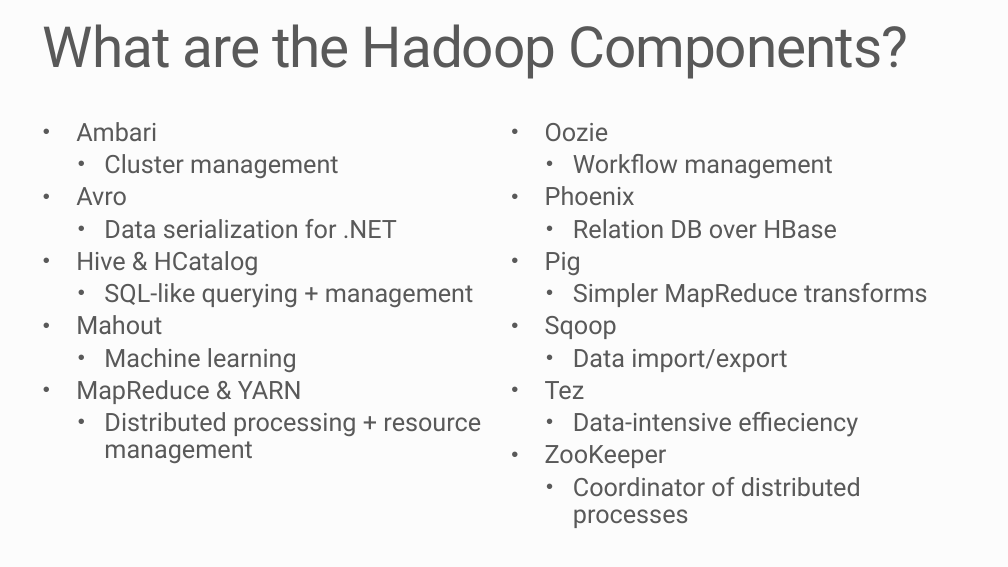
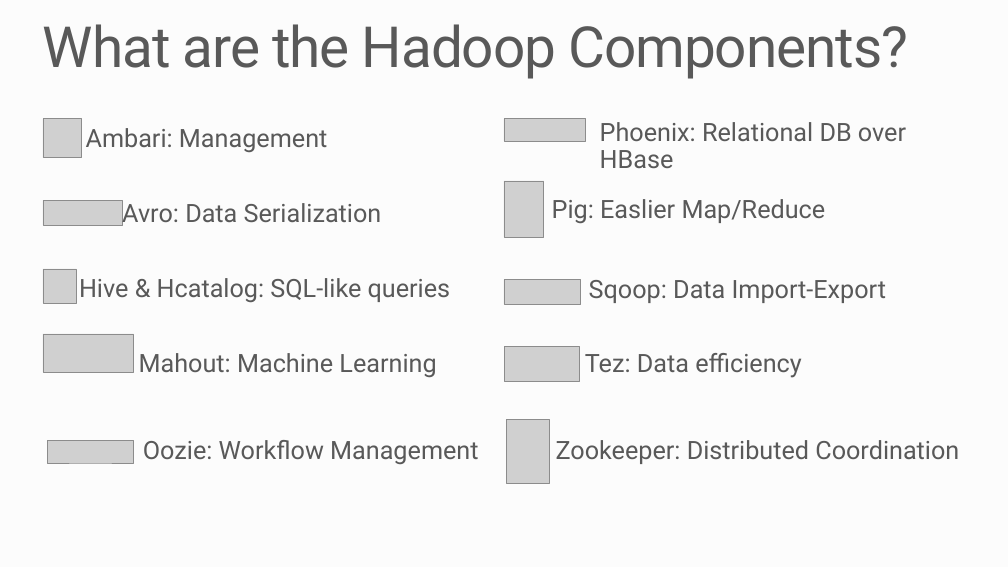
Before and after one commit to MSRConnections/Azure-training-course, a slide deck: slide 7 of Content/BigData/HDInsight and Big Data.pptx. Drawn at 1008x567 pixels with LibreOffice and Linux fonts; fonts in the diff are those of the drawing; grey boxes stand for pictures; background and template pictures are left out. Boxes give left, top, right and bottom in pixels: in the first picture for what was removed or moved away, otherwise in the second. Text is boxed around its words. In the diff, an @@ line names an element or a change of style, - is before the commit and + after.

Commit message:
Added pictures and fixed typo
Closes #123

```diff
--- a/Content/BigData/HDInsight and Big Data.pptx
+++ b/Content/BigData/HDInsight and Big Data.pptx
@@ picture added at bbox=[43, 119, 82, 157] @@
@@ picture added at bbox=[504, 119, 585, 141] @@
@@ text removed at bbox=[76, 122, 481, 463] @@
-• Ambari
-  • Cluster management
-• Avro
-  • Data serialization for .NET
-• Hive & HCatalog
-  • SQL-like querying + management
-• Mahout
-  • Machine learning
-• MapReduce & YARN
-  • Distributed processing + resource management
@@ text added at bbox=[86, 128, 327, 152], 24 pt, text #595959 @@
+Ambari: Management
@@ text removed at bbox=[545, 123, 928, 528] @@
-• Oozie
-  • Workflow management
-• Phoenix
-  • Relation DB over HBase
-• Pig
-  • Simpler MapReduce transforms
-• Sqoop
-  • Data import/export
-• Tez
-  • Data-intensive effieciency
-• ZooKeeper
-  • Coordinator of distributed processes
@@ text added at bbox=[600, 122, 906, 168], 24 pt, text #595959 @@
+Phoenix: Relational DB over HBase
@@ picture added at bbox=[43, 200, 123, 225] @@
@@ text added at bbox=[122, 200, 382, 226], 24 pt, text #595959 @@
+Avro: Data Serialization
@@ picture added at bbox=[504, 181, 544, 237] @@
@@ text added at bbox=[552, 199, 826, 223], 24 pt, text #595959 @@
+Pig: Easlier Map/Reduce
@@ picture added at bbox=[43, 269, 76, 303] @@
@@ text added at bbox=[79, 278, 451, 302], 24 pt, text #595959 @@
+Hive & Hcatalog: SQL-like queries
@@ picture added at bbox=[504, 280, 581, 305] @@
@@ text added at bbox=[589, 280, 886, 303], 24 pt, text #595959 @@
+Sqoop: Data Import-Export
@@ picture added at bbox=[43, 334, 134, 373] @@
@@ text added at bbox=[139, 353, 436, 377], 24 pt, text #595959 @@
+Mahout: Machine Learning
@@ picture added at bbox=[505, 347, 580, 383] @@
@@ text added at bbox=[585, 353, 802, 378], 24 pt, text #595959 @@
+Tez: Data efficiency
@@ picture added at bbox=[47, 441, 133, 464] @@
@@ text added at bbox=[143, 440, 478, 464], 24 pt, text #595959 @@
+Oozie: Workflow Management
@@ picture added at bbox=[507, 420, 549, 483] @@
@@ text added at bbox=[556, 440, 959, 464], 24 pt, text #595959 @@
+Zookeeper: Distributed Coordination
```
Also in this commit, not shown: 1 other slide changed.
